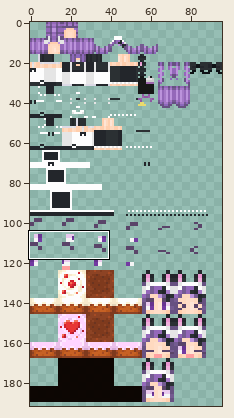
Two versions of one sprite sheet, SampleSkins/4.png. The first picture is a wide view before the edit; the outline marks the close-up.
Close-up. Before the commit:
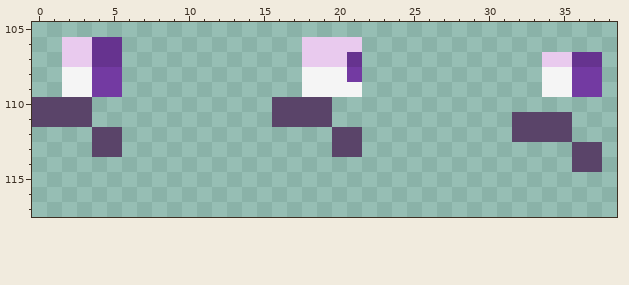
The file is 96x192 pixels. Colours within 5 levels of each other are drawn and written as one. Shown: x 0..38, y 105..117. The commit also changed other parts of the picture, which this record leaves out.
After:
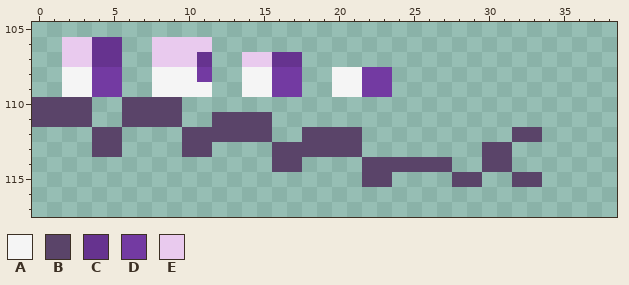
Palette (. is transparent): A #f5f5f5  B #5a4469  C #66338f  D #733aa2  E #e9caee
Diff:
The edit adds colour A in row 108 at x 8 to 10 and 14 to 15; in row 109 at x 8 to 11 and 14 to 15.
Colour D gives way to colour A in row 108 at x 21.
The edit adds colour B in row 110 at x 6 to 9; in row 111 at x 6 to 9 and 12 to 15; in row 112 at x 10 to 15 and 18 to 19; in row 113 at x 10 to 11, 16 to 19 and 30 to 31; in row 114 at x 16 to 17, 22 to 27 and 30 to 31; in row 115 at x 22 to 23, 28 to 29 and 32 to 33.
The edit adds colour C in row 107 at x 11 and 16 to 17.
The edit adds colour D in row 108 at x 11, 16 to 17 and 22 to 23; in row 109 at x 16 to 17 and 22 to 23.
The edit adds colour E in row 106 at x 8 to 11; in row 107 at x 8 to 10 and 14 to 15.
The author cleared colour A in rows 108 to 109 at x 18 to 19 and 34 to 35.
The author cleared colour B in row 110 at x 16 to 19; in row 111 at x 16 to 19 and 32 to 35; in row 112 at x 34 to 35; in rows 113 to 114 at x 36 to 37.
The author cleared colour C in row 107 at x 21 and 36 to 37.
The author cleared colour D in rows 108 to 109 at x 36 to 37.
The author cleared colour E in row 106 at x 18 to 21; in row 107 at x 18 to 20 and 34 to 35.
Changed places in both close-ups, as pixel boxes (x1, y1, x2, y2):
changed: (122, 37, 602, 187)
